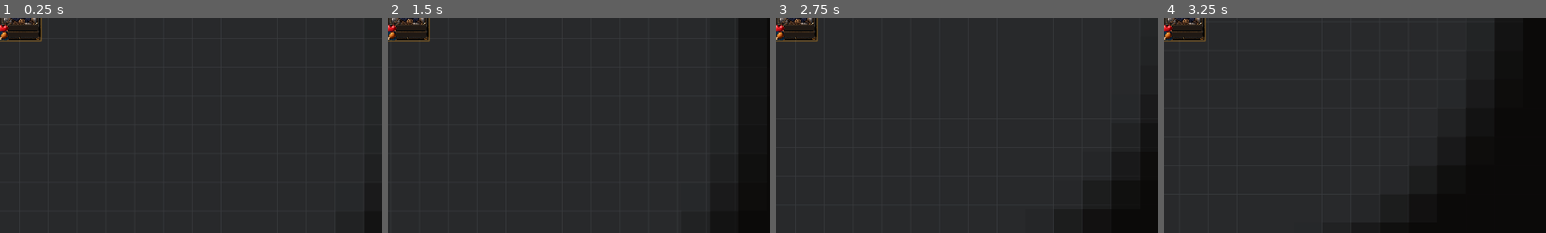
Above: before the commit, frames 1-4 (left to right).
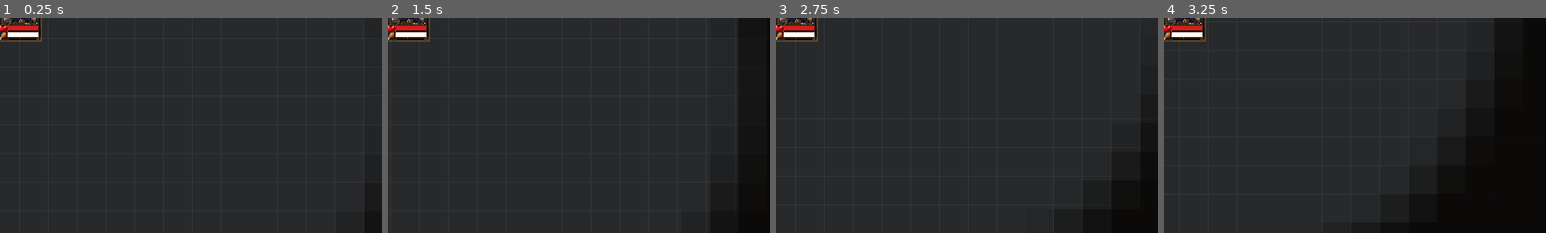
Above: after the commit, the same moments.

Repository: wchichura-maker/dnd
Game: Godot game, scene res://scenes/Main.tscn
Same seed, same stepped clock (60 frames per second), same inputs: the game is played once before the commit and once after it.
Inputs (mouse positions are % of the whole screen's width and height, from its top left):
- Up to frame 1 (0.25 s): no input
- Up to frame 2 (1.5 s): click (4, 8) at 0.5 s; tap Enter at 1.25 s; move the mouse to (72, 45) at 1.27 s; hold D from 1.28 s (still down); tap I at 1.35 s; click (72, 45) at 1.42 s
- Up to frame 3 (2.75 s): tap Space at 1.52, 2.27 s; move the mouse to (30, 55) at 2.02 s; release D at 2.03 s; hold S from 2.03 s (still down); tap 1 at 2.1 s
- Up to frame 4 (3.25 s): move the mouse to (60, 28) at 2.77 s; release S at 2.78 s; hold D from 2.78 s (still down); tap 2 at 2.85 s
The pictures show only the part of the screen within x 1-51%, y 8-58%; the shares and areas given below are measured in that part.

The runs differ from the first frame. In frame 1, 0.4% of the frame differs, in the area x 2-11%, y 3-9%; in frame 2, 0.4%; in frame 3, 0.4%; in frame 4, 0.4%.

Commit message:
Fix HUD bar child z ordering

Diff:
--- a/godot/scripts/ResourceBar.gd
+++ b/godot/scripts/ResourceBar.gd
@@ -17,7 +17,6 @@
 var _value_label: Label
 
 const BACKGROUND_COLOR := Color("30261e")
-const BORDER_COLOR := Color("0b0908")
 
 func _ready() -> void:
 	mouse_filter = Control.MOUSE_FILTER_IGNORE
@@ -32,7 +31,7 @@
 	_background.position = Vector2.ZERO
 	_background.size = size
 	_background.mouse_filter = Control.MOUSE_FILTER_IGNORE
-	_background.z_as_relative = false
+	_background.z_as_relative = true
 	_background.z_index = 0
 	add_child(_background)
 
@@ -42,7 +41,7 @@
 	_fill.position = Vector2.ZERO
 	_fill.size = Vector2(0.0, size.y)
 	_fill.mouse_filter = Control.MOUSE_FILTER_IGNORE
-	_fill.z_as_relative = false
+	_fill.z_as_relative = true
 	_fill.z_index = 1
 	add_child(_fill)
 
@@ -51,7 +50,7 @@
 	_value_label.position = Vector2.ZERO
 	_value_label.size = size
 	_value_label.mouse_filter = Control.MOUSE_FILTER_IGNORE
-	_value_label.z_as_relative = false
+	_value_label.z_as_relative = true
 	_value_label.z_index = 2
 	_value_label.horizontal_alignment = HORIZONTAL_ALIGNMENT_CENTER
 	_value_label.vertical_alignment = VERTICAL_ALIGNMENT_CENTER
@@ -90,6 +89,7 @@
 	if _fill == null:
 		return
 
+	# Same proven ratio calculation used by the old overhead HP bar.
 	var ratio := clampf(current / maximum, 0.0, 1.0) if maximum > 0.0 else 0.0
 	_fill.size = Vector2(size.x * ratio, size.y)
 
